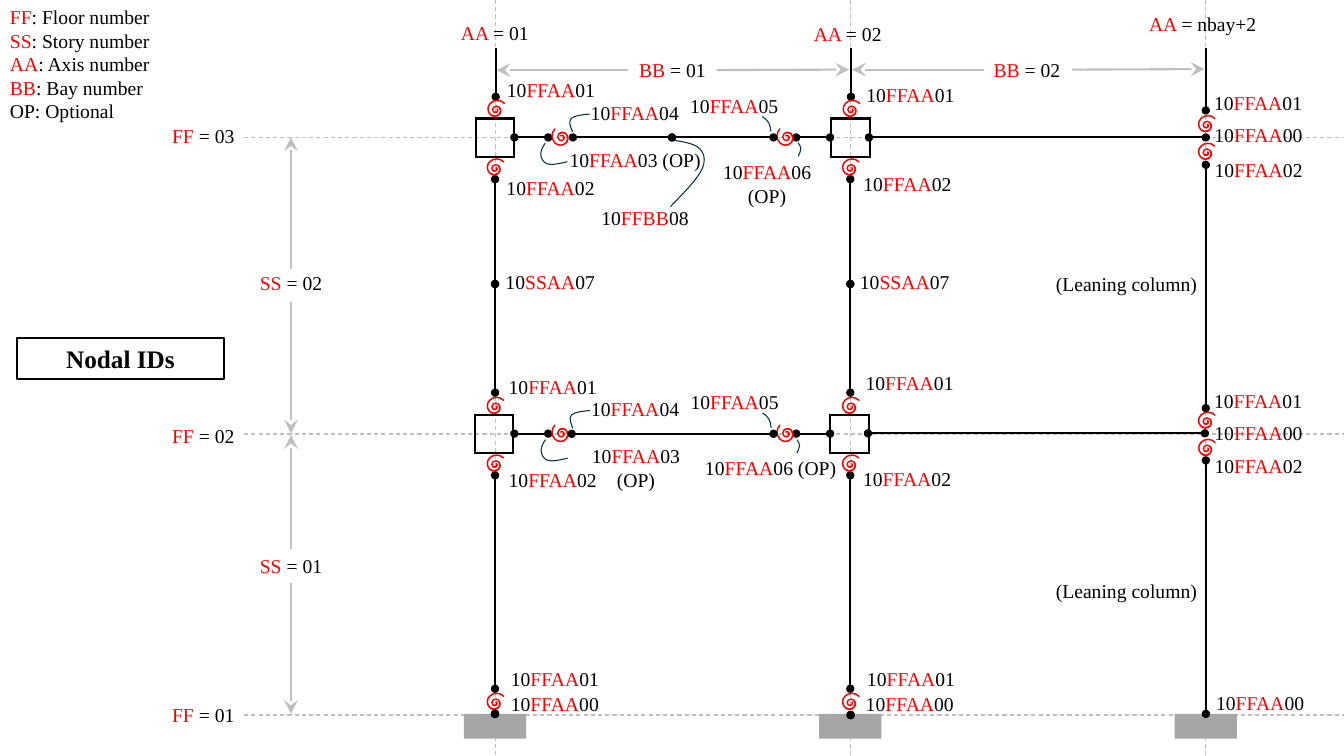
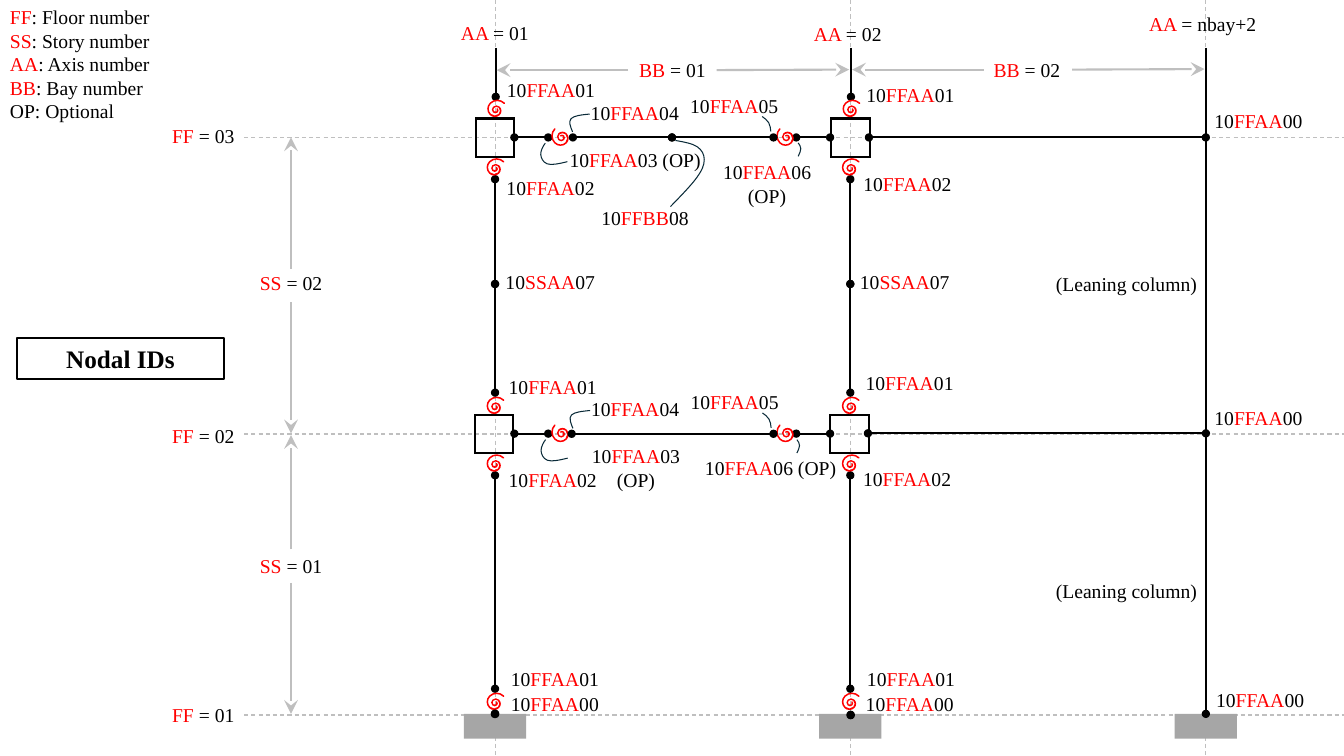
Before and after one commit to WenchenLie/MRFModeler, a slide deck: slide 1 of doc/Notation.pptx. Drawn at 1344x756 pixels with LibreOffice and Linux fonts; fonts in the diff are those of the drawing. Boxes give left, top, right and bottom in pixels: in the first picture for what was removed or moved away, otherwise in the second. Text is boxed around its words. In the diff, an @@ line names an element or a change of style, - is before the commit and + after.

```diff
--- a/doc/Notation.pptx
+++ b/doc/Notation.pptx
@@ arrow moved from (1206, 111) - (1206, 47) to (1206, 136) - (1206, 47) @@
@@ arrow (1206, 136) - (1206, 47): arrow to line @@
@@ freeform shape removed at (1197, 114, 1216, 133) @@
@@ text "10FFAA00" rewrapped from (1214, 129, 1302, 147) to (1214, 115, 1302, 129) @@
@@ text removed at (1214, 97, 1302, 111) @@
-10FFAA01
@@ freeform shape removed at (1197, 142, 1216, 161) @@
@@ double arrow moved from (1206, 165) - (1206, 408) to (1206, 137) - (1206, 432) @@
@@ double arrow (1206, 137) - (1206, 432): double arrow to line @@
@@ text removed at (1215, 164, 1303, 178) @@
-10FFAA02
@@ freeform shape removed at (1197, 410, 1216, 430) @@
@@ text "10FFAA00": place and size @@
-text "10FFAA00" at (1214, 427, 1302, 443)
+text "10FFAA00" at (1214, 412, 1302, 426)
@@ text removed at (1214, 395, 1302, 409) @@
-10FFAA01
@@ freeform shape removed at (1197, 438, 1216, 457) @@
@@ double arrow moved from (1206, 461) - (1206, 714) to (1206, 435) - (1206, 714) @@
@@ double arrow (1206, 435) - (1206, 714): double arrow to arrow @@
@@ text removed at (1215, 460, 1303, 474) @@
-10FFAA02
@@ text "10FFAA00" rewrapped from (1216, 697, 1304, 715) to (1216, 694, 1304, 708) @@
```
Also in this commit, not shown: 1 other slide changed, 1 other file.
